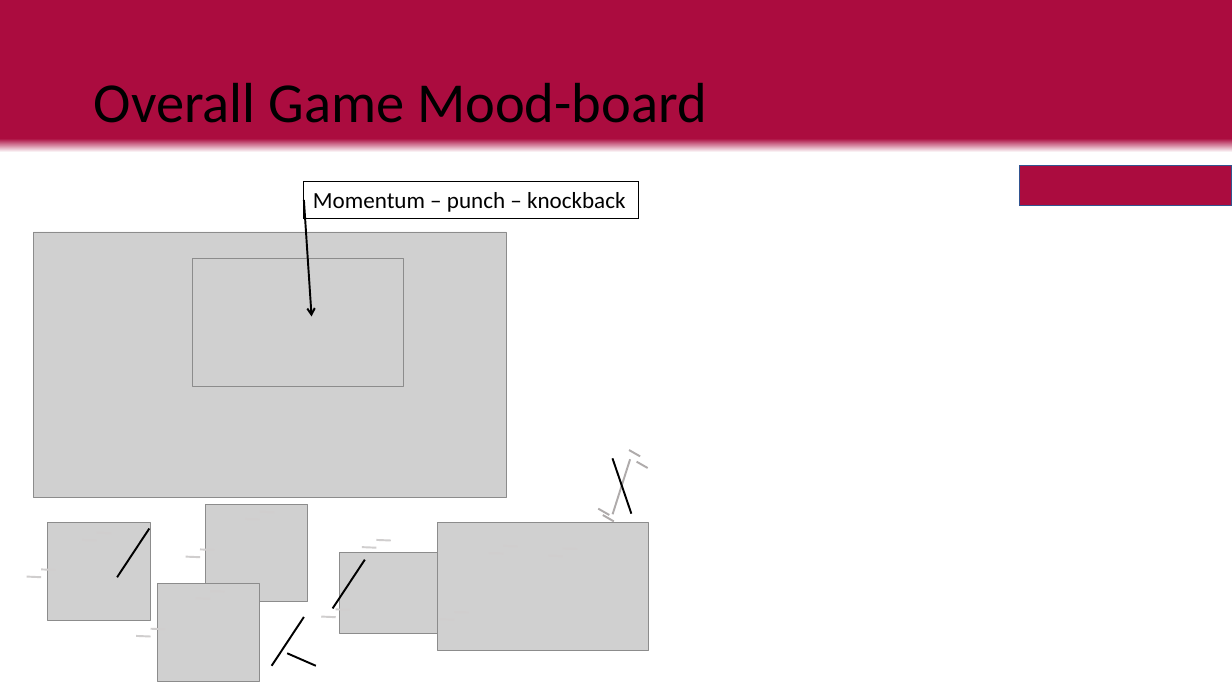
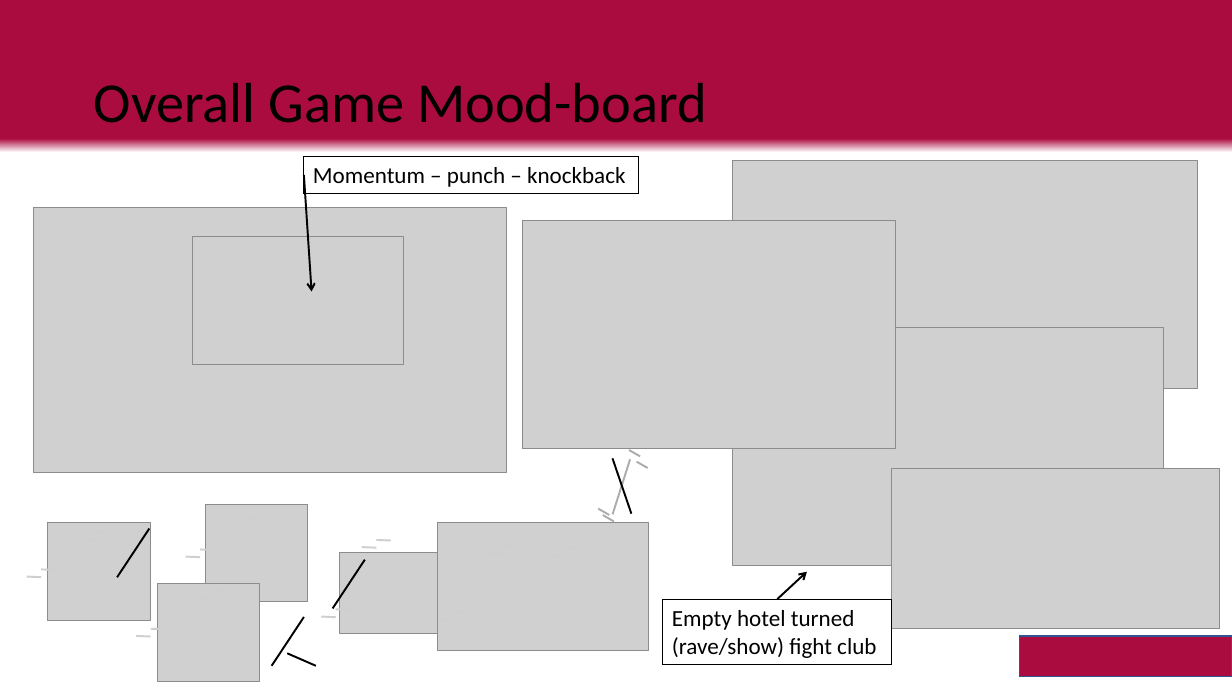
Before and after one commit to LuxRegem/Project_Clash-of-Cosplayers, a slide deck: slide 3 of Shared Documentation/Luke's Documents/Clash of Cos - Visual Pitch.pptx. Drawn at 1232x693 pixels with LibreOffice and Linux fonts; fonts in the diff are those of the drawing; grey boxes stand for pictures. Boxes give left, top, right and bottom in pixels: in the first picture for what was removed or moved away, otherwise in the second. Text is boxed around its words. In the diff, an @@ line names an element or a change of style, - is before the commit and + after.

```diff
--- a/Shared Documentation/Luke's Documents/Clash of Cos - Visual Pitch.pptx
+++ b/Shared Documentation/Luke's Documents/Clash of Cos - Visual Pitch.pptx
@@ 1 picture, 1 rectangle, 1 arrow: place and size @@
-1 picture, 1 rectangle, 1 arrow at bbox=[33, 181, 639, 498]
+1 picture, 1 rectangle, 1 arrow at bbox=[33, 156, 639, 473]
@@ picture added at bbox=[733, 161, 1198, 388] @@
@@ picture: place and size @@
-picture at bbox=[193, 259, 404, 386]
+picture at bbox=[193, 237, 404, 364]
@@ picture added at bbox=[522, 221, 896, 448] @@
@@ picture added at bbox=[733, 328, 1164, 566] @@
@@ picture added at bbox=[892, 469, 1220, 629] @@
@@ rectangle added at bbox=[663, 599, 892, 665], outline #000000 0.75 pt, 18 pt, text #000000 @@
+Empty hotel turned (rave/show) fight club
@@ arrow added from (777, 599) to (807, 572), #000000 1.5 pt @@
@@ rectangle: place and size @@
-rectangle at bbox=[1020, 165, 1232, 206]
+rectangle at bbox=[1020, 636, 1232, 677]
```
Also in this commit, not shown: 4 other slides changed, 2 slides added, 1 slide removed.
